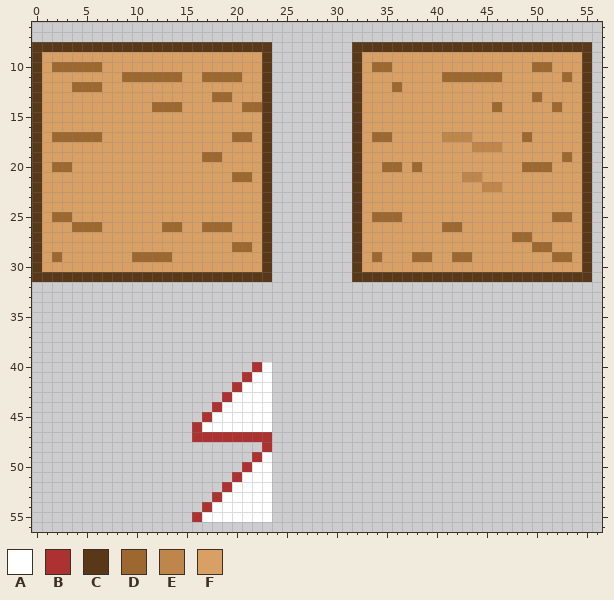
Pixel-art file -- Assets/level/TempSpritesheet.aseprite. Above is the file before it was changed.
64x64 pixels, 1 frame. Shown: x 0..56, y 6..56.
Visible layers, top first: "Tilemap 1", "Layer 1".
Palette (. is transparent): A #ffffff  B #ac3232  C #583818  D #9d6730  E #bf864b  F #d9a066
Pixels before (only the part around the change), first column x 20:
32 .....................................
33 .....................................
34 .....................................
35 .....................................
36 .....................................
37 .....................................
38 .....................................
39 .....................................
40 ..BA.................................
41 .BAA.................................
42 BAAA.................................
43 AAAA.................................
44 AAAA.................................
45 AAAA.................................
46 AAAA.................................
47 BBBB.................................
48 ...B.................................
49 ..BA.................................
50 .BAA.................................
51 BAAA.................................
52 AAAA.................................
53 AAAA.................................
54 AAAA.................................
55 AAAA.................................
56 .....................................
After:
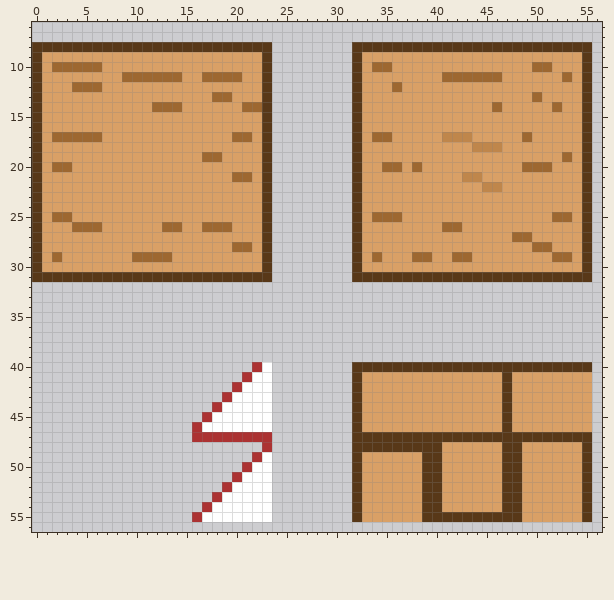
The commit says: Added more textures and made basic outline
Diff:
Layer "Tilemap 1":
y 40: x 32..55 ........................ -> CCCCCCCCCCCCCCCCCCCCCCCC
y 41..46: x 32..55 ........................ -> CFFFFFFFFFFFFFFCFFFFFFFF
y 47: x 32..55 ........................ -> CCCCCCCCCCCCCCCCCCCCCCCC
y 48: x 32..55 ........................ -> CCCCCCCCCFFFFFFCCFFFFFFC
y 49..54: x 32..55 ........................ -> CFFFFFFCCFFFFFFCCFFFFFFC
y 55: x 32..55 ........................ -> CFFFFFFCCCCCCCCCCFFFFFFC
Where, in picture pixels (left, top, right, bottom), the same in both pictures:
added: (352, 362, 592, 522)
